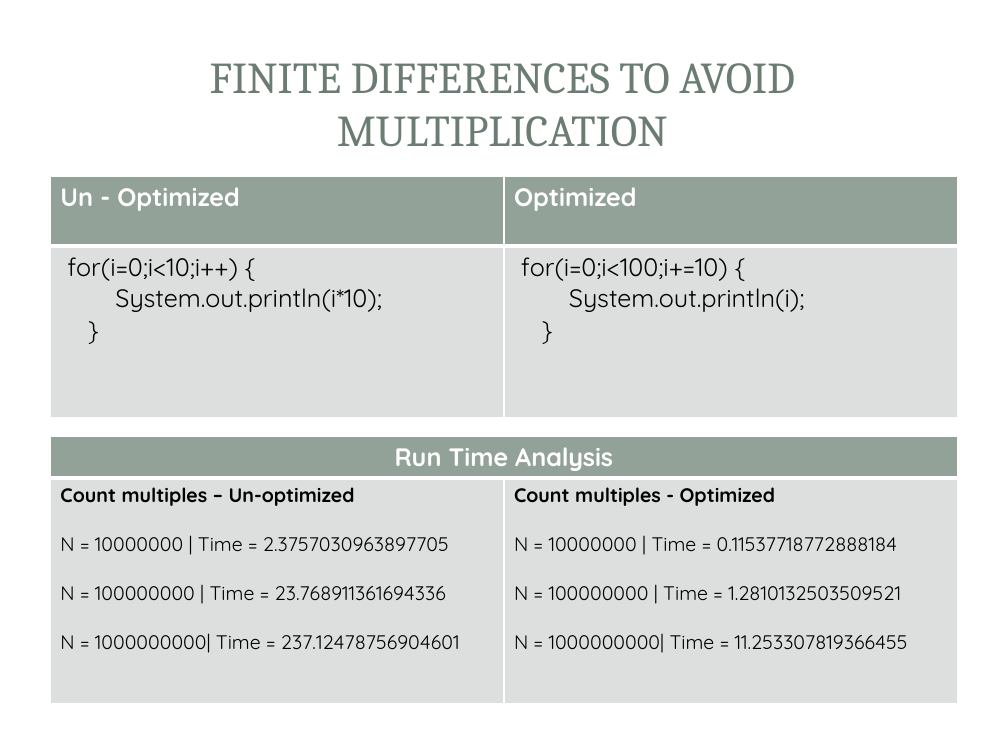
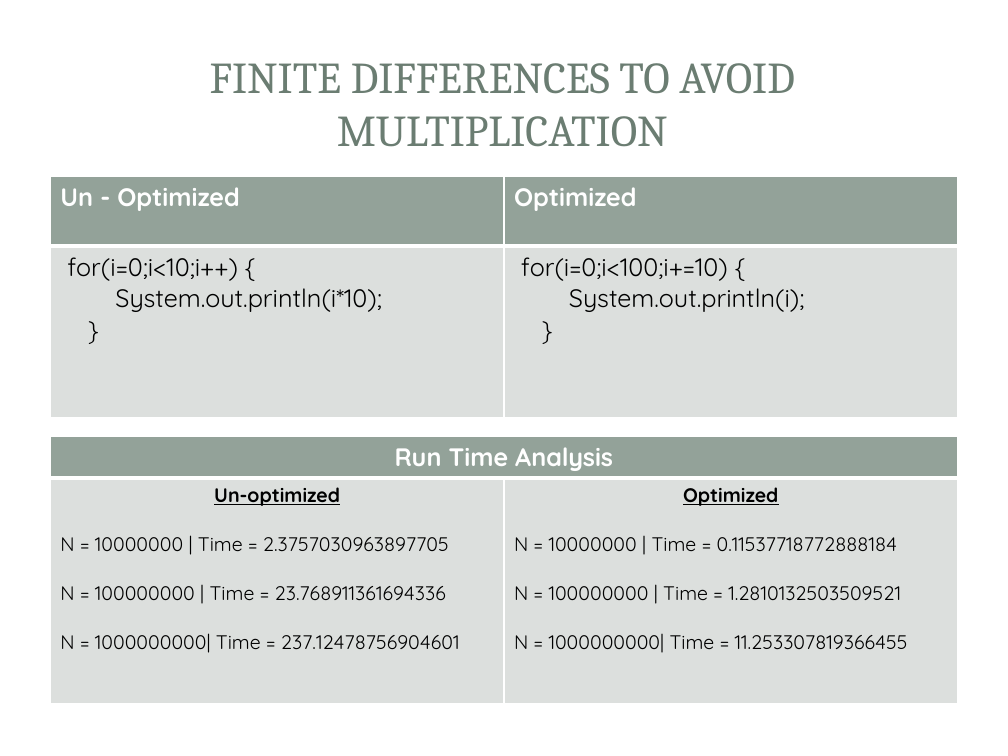
Before and after one commit to saiyamsethi5/4tb3-static-analysis, a slide deck: slide 8 of presentation/Presentation.pptx (slide 6 before the commit). Drawn at 1008x756 pixels with LibreOffice and Linux fonts; fonts in the diff are those of the drawing; background and template pictures are left out. Boxes give left, top, right and bottom in pixels: in the first picture for what was removed or moved away, otherwise in the second. Text is boxed around its words. In the diff, an @@ line names an element or a change of style, - is before the commit and + after.

Commit message:
Updated Presentation
Updated Presentation

```diff
--- a/presentation/Presentation.pptx
+++ b/presentation/Presentation.pptx
@@ table at (x1=50, y1=436, x2=958, y2=702) @@
-row 2, column 1: Count multiples – Un-optimized / N = 10000000 | Time = 2.3757030963897705 / N = 100000000 | Time = 23.768911361694336 / N = 1000000000| Time = 237.12478756904601
+row 2, column 1: Un-optimized / N = 10000000 | Time = 2.3757030963897705 / N = 100000000 | Time = 23.768911361694336 / N = 1000000000| Time = 237.12478756904601
-row 2, column 2: Count multiples - Optimized / N = 10000000 | Time = 0.11537718772888184 / N = 100000000 | Time = 1.2810132503509521 / N = 1000000000| Time = 11.253307819366455
+row 2, column 2: Optimized / N = 10000000 | Time = 0.11537718772888184 / N = 100000000 | Time = 1.2810132503509521 / N = 1000000000| Time = 11.253307819366455
```
Also in this commit, not shown: 3 other slides changed, 4 slides added, 3 other files.
